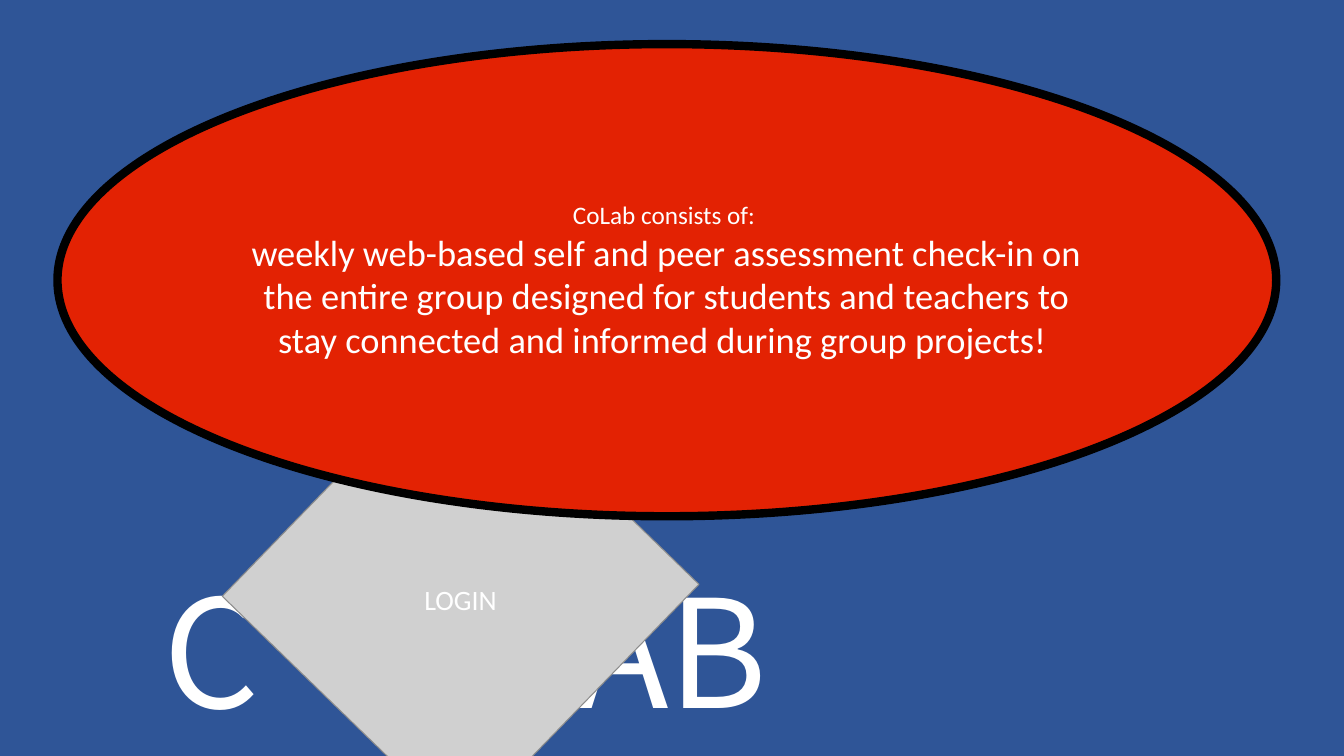
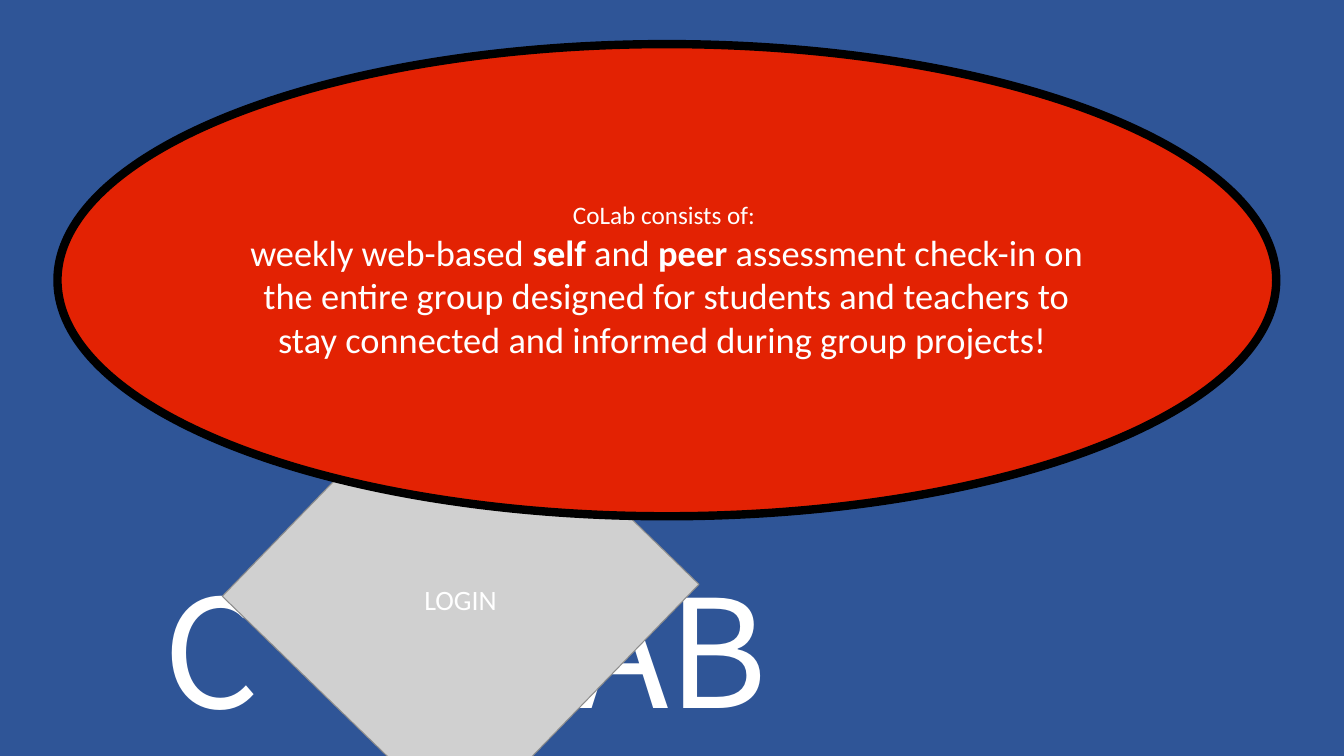
Before and after one commit to mgmodell/CoLab, a slide deck: slide 4 of doc/intro_screen/colabppt.pptx. Drawn at 1344x756 pixels with LibreOffice and Linux fonts; fonts in the diff are those of the drawing; grey boxes stand for pictures. Boxes give left, top, right and bottom in pixels: in the first picture for what was removed or moved away, otherwise in the second. Text is boxed around its words. In the diff, an @@ line names an element or a change of style, - is before the commit and + after.

```diff
--- a/doc/intro_screen/colabppt.pptx
+++ b/doc/intro_screen/colabppt.pptx
@@ text in ellipse at (x1=250, y1=240, x2=1082, y2=360): bold on in "self peer" @@
```
Also in this commit, not shown: 4 other slides changed, 4 slides added, 1 other file.
